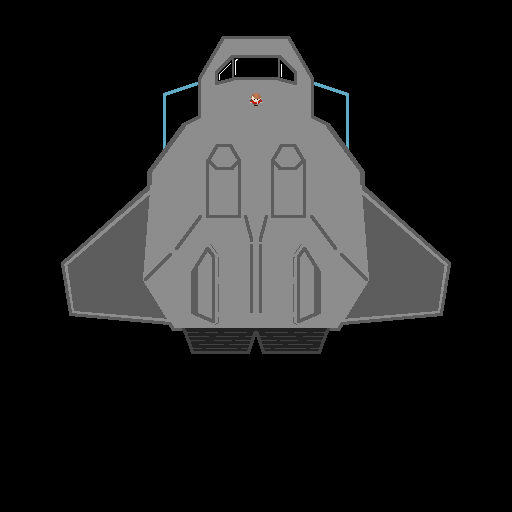
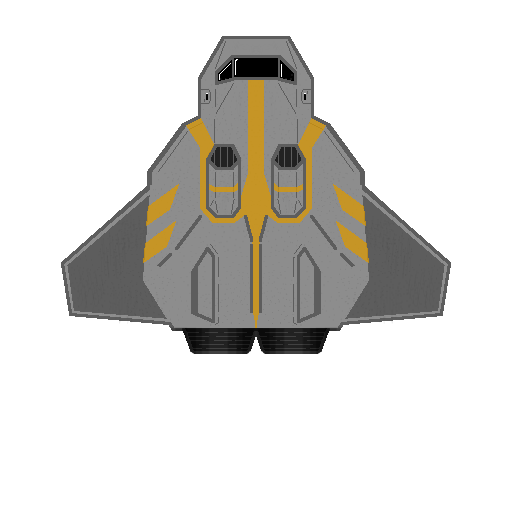
Revision of a layered w=512, h=512 image; what changed, layer by layer:
hid "player_ref" over [250, 93, 262, 106]
hid "ship_shape", painted on it over [63, 39, 449, 354]
added group "top_ship" with 3 layers above "interior" over [61, 36, 451, 354]
added layer "decals" (75%) in group "top_ship" over [143, 80, 369, 328]
added layer "ship_top copy" in group "top_ship" over [61, 36, 451, 354]
moved "ship_top" into group "top_ship", painted on it over [61, 36, 451, 354]
hid "bg_black" over [0, 0, 512, 512]
